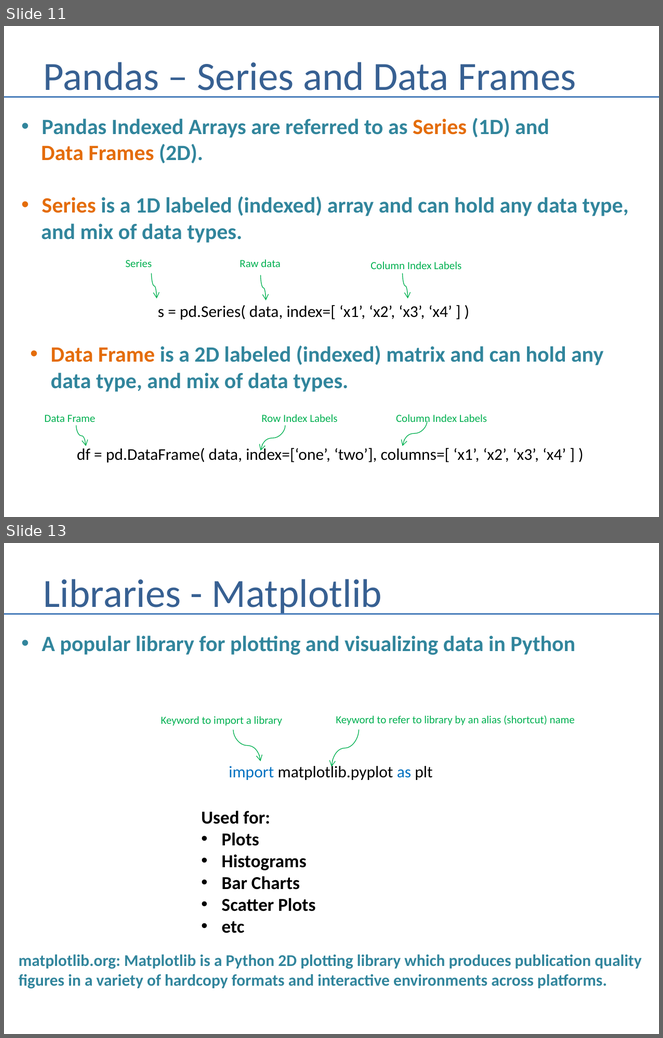
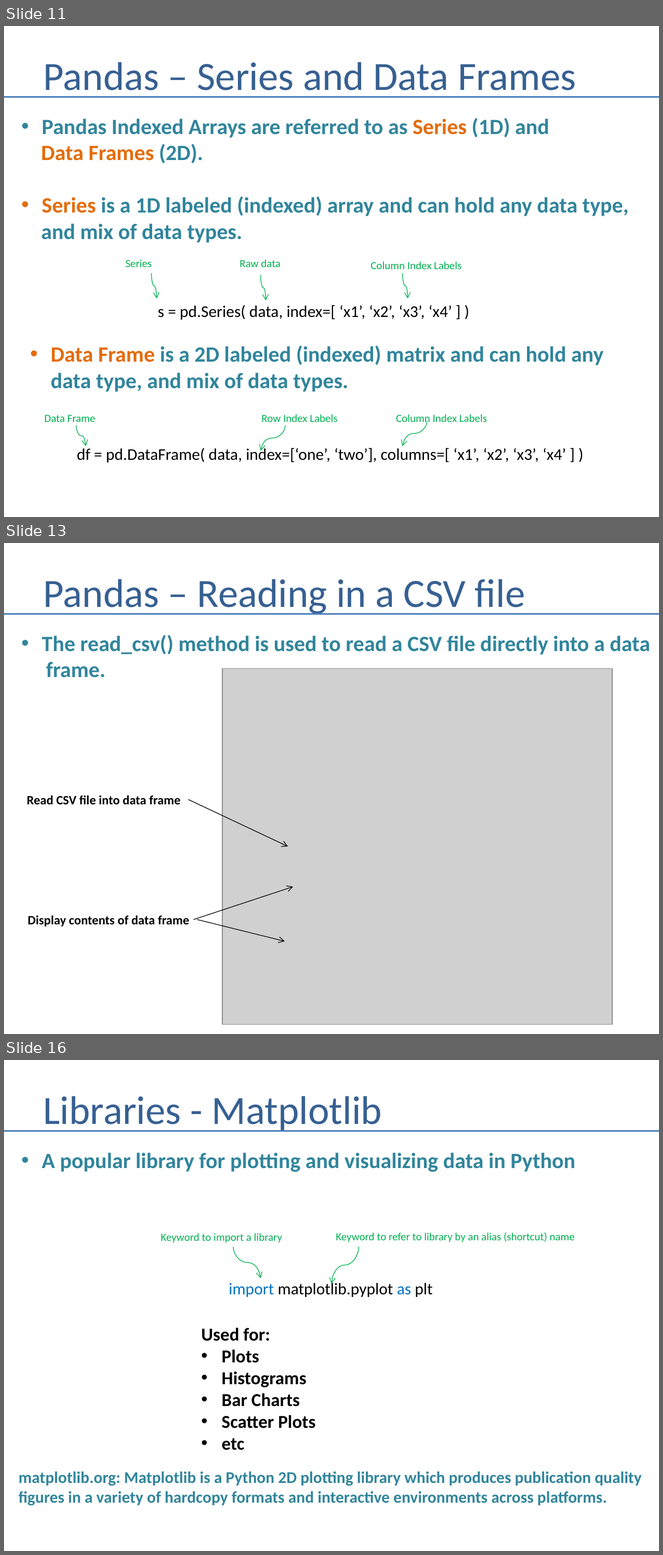
Before and after one commit to andrewferlitsch/Portland-Data-Science-Group, a slide deck: Presentations/Python - Numpy and Pandas.pptx. Shown one above the other, each under a label of ours: slides 11 and 13 before the commit, slides 11, 13 and 16 after it; the slides between them are not shown. The pictures are 663x1038 and 663x1555 pixels, drawn with LibreOffice and Linux fonts; fonts in the diff are those of the drawing; grey boxes stand for pictures. Boxes give left, top, right and bottom in pixels: in the first picture for what was removed or moved away, otherwise in the second. Text is boxed around its words. In the diff, an @@ line names an element or a change of style, - is before the commit and + after.

Commit message:
pandas update

```diff
--- a/Presentations/Python - Numpy and Pandas.pptx
+++ b/Presentations/Python - Numpy and Pandas.pptx
@@ slide 13 added at (x1=4, y1=543, x2=659, y2=1034), background #FFFFFF @@
@@ title added at (x1=44, y1=579, x2=526, y2=615), 44 pt, text #376092 @@
+Pandas – Reading in a CSV file
@@ line added from (4, 614) to (659, 614), #4B7EBC 1.5 pt @@
@@ text added at (x1=42, y1=635, x2=650, y2=678), 24 pt, text #31859C, bold @@
+• The read_csv() method is used to read a CSV file directly into a data
+frame.
@@ picture added at (x1=222, y1=669, x2=612, y2=1025) @@
@@ text added at (x1=27, y1=795, x2=180, y2=805), 14 pt, text #000000, bold @@
+Read CSV file into data frame
@@ arrow added from (188, 800) to (288, 846), #000000 0.75 pt @@
@@ arrow added from (193, 919) to (293, 887), #000000 0.75 pt @@
@@ text added at (x1=28, y1=915, x2=189, y2=927), 14 pt, text #000000, bold @@
+Display contents of data frame
@@ arrow added from (197, 919) to (285, 941), #000000 0.75 pt @@
@@ what was slide 13 is now slide 16 @@
```
Also in this commit, not shown: 1 slide changed, 2 other slides added.
